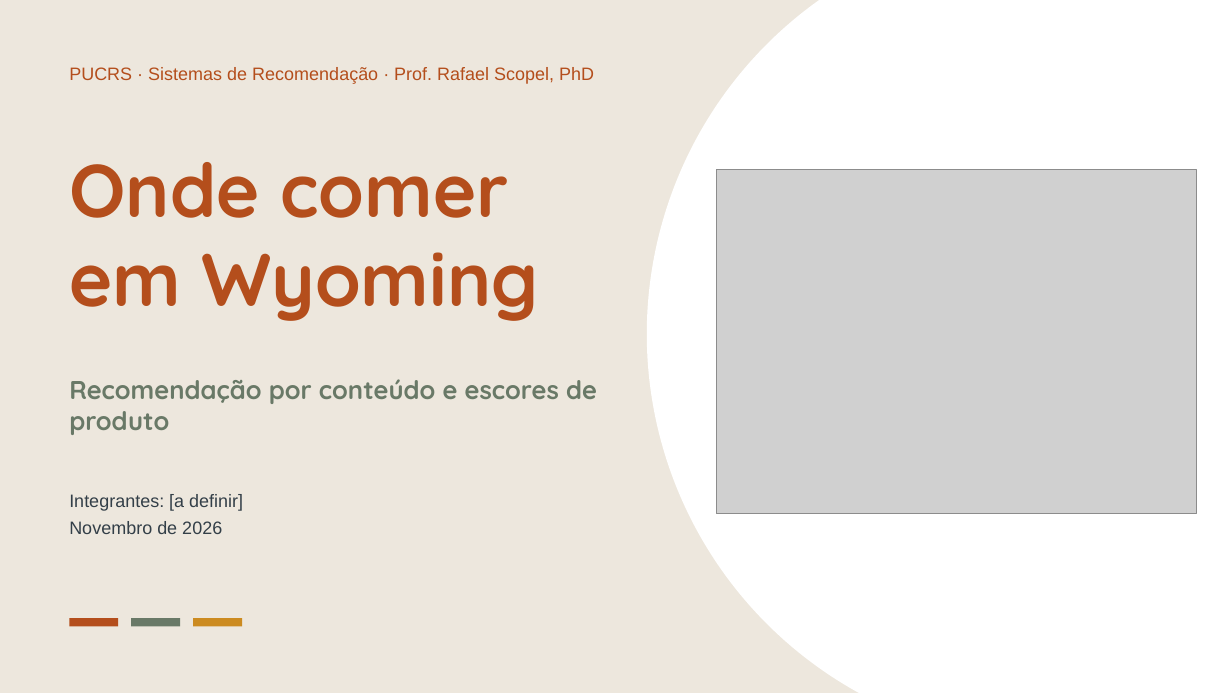
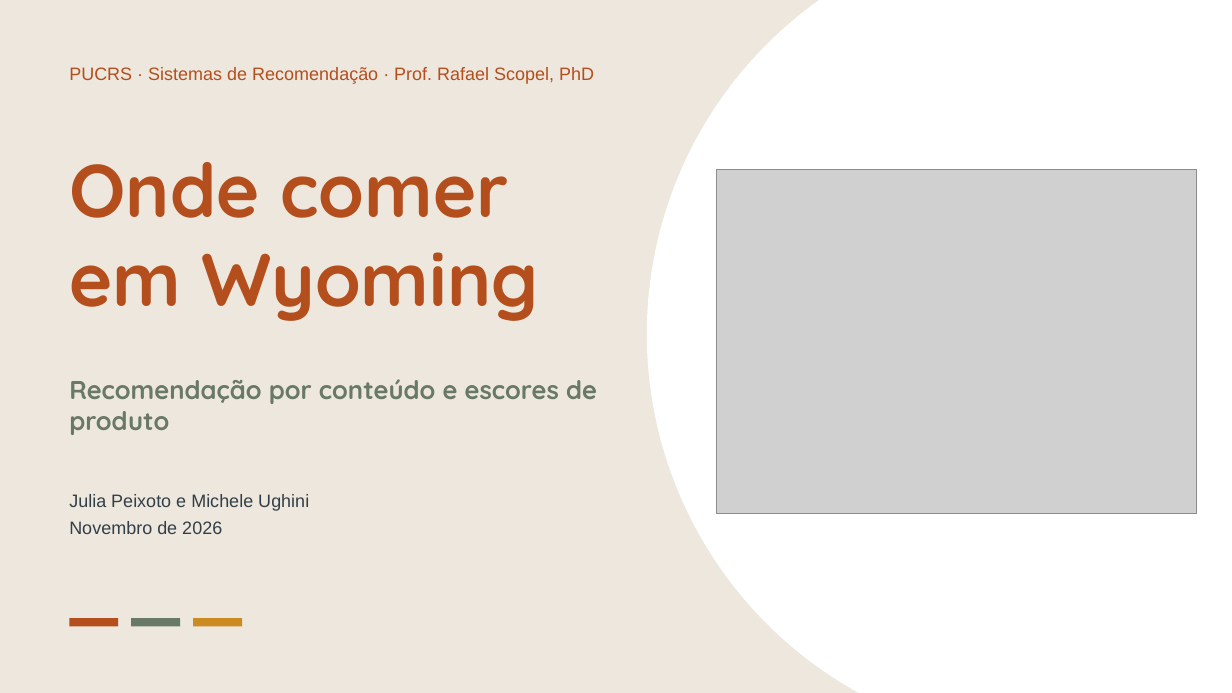
Before and after one commit to Chelughini/sistema-recomendacao-t1, a slide deck: slide 1 of apresentacao/T1_Sistema_Recomendacao.pptx. Drawn at 1232x693 pixels with LibreOffice and Linux fonts; fonts in the diff are those of the drawing; grey boxes stand for pictures. Boxes give left, top, right and bottom in pixels: in the first picture for what was removed or moved away, otherwise in the second. Text is boxed around its words. In the diff, an @@ line names an element or a change of style, - is before the commit and + after.

```diff
--- a/apresentacao/T1_Sistema_Recomendacao.pptx
+++ b/apresentacao/T1_Sistema_Recomendacao.pptx
@@ text at (69,494,309,511): text changed @@
-Integrantes: [a definir]
+Julia Peixoto e Michele Ughini
```
Also in this commit, not shown: 4 other files.
